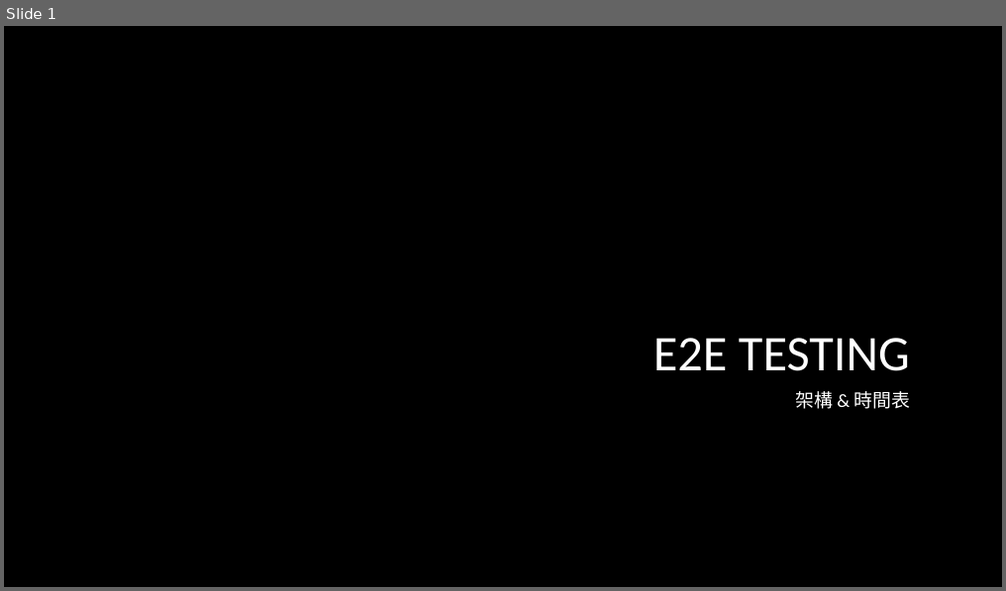
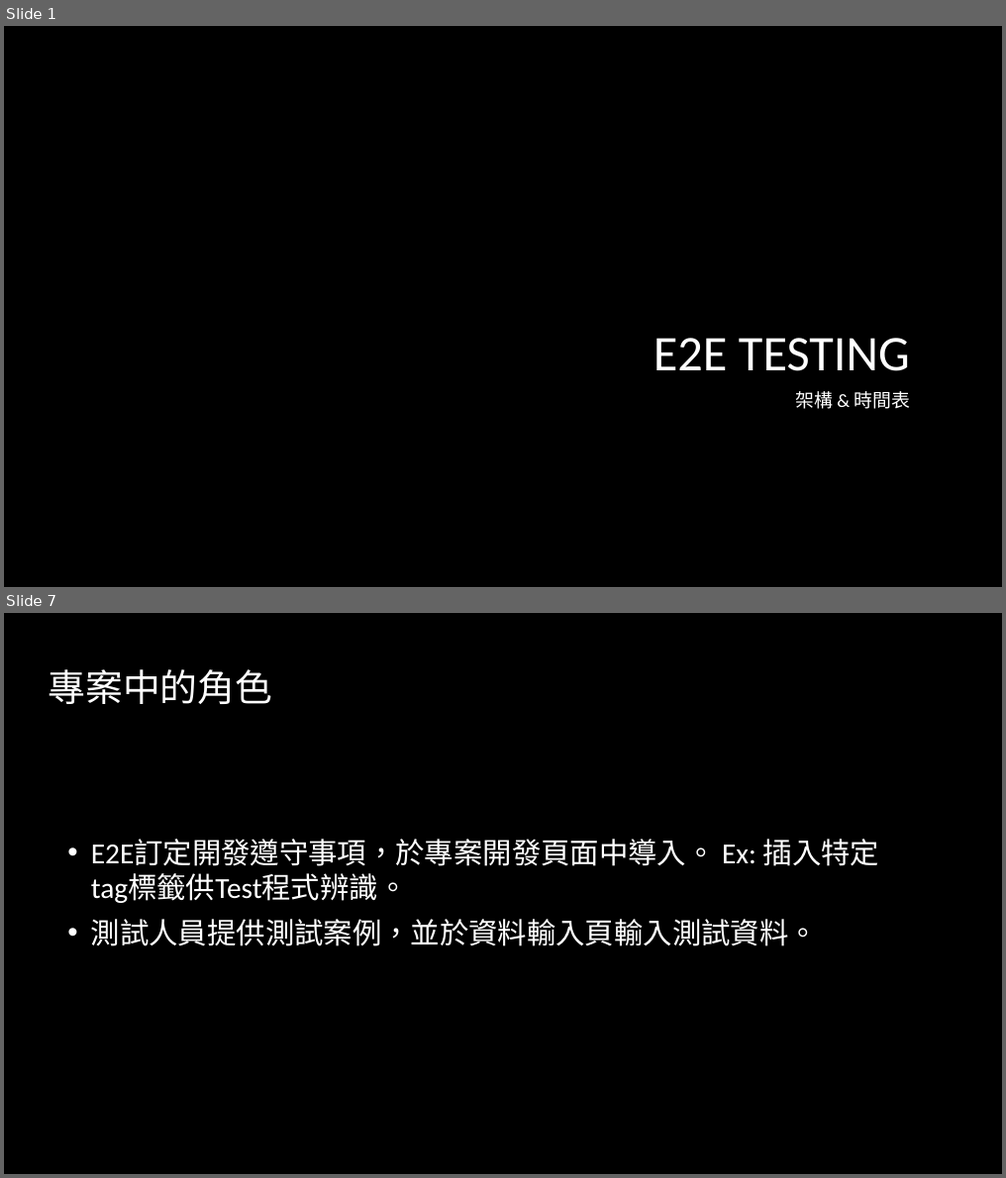
Before and after one commit to markhuang19994/E2E_TEST_AP, a slide deck: document/PPT/架構及規劃.pptx. Shown one above the other, each under a label of ours: slide 1 before the commit, slides 1 and 7 after it; the slides between them are not shown. The pictures are 1006x591 and 1006x1178 pixels, drawn with LibreOffice and Linux fonts; fonts in the diff are those of the drawing; background and template pictures are left out. Boxes give left, top, right and bottom in pixels: in the first picture for what was removed or moved away, otherwise in the second. Text is boxed around its words. In the diff, an @@ line names an element or a change of style, - is before the commit and + after.

```diff
--- a/document/PPT/架構及規劃.pptx
+++ b/document/PPT/架構及規劃.pptx
@@ slide 7 added at box(4, 613, 1002, 1174), background picture (left out) @@
@@ title added at box(48, 669, 272, 704), 36 pt, text #FFFFFF @@
+專案中的角色
@@ text added at box(91, 839, 879, 947), 28 pt, text #FFFFFF @@
+• E2E訂定開發遵守事項，於專案開發頁面中導入。 Ex: 插入特定tag標籤供Test程式辨識。
+• 測試人員提供測試案例，並於資料輸入頁輸入測試資料。
```
Also in this commit, not shown: 3 slides changed, 4 other slides added.
